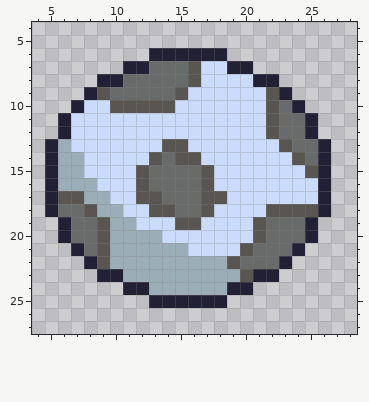
One commit to this pixel-art sprite: assets/bullets/help/Moongirl1.png. The first picture shows the starting point.
The file is 32x32 pixels. Shown: x 4..28, y 4..27.
New version:
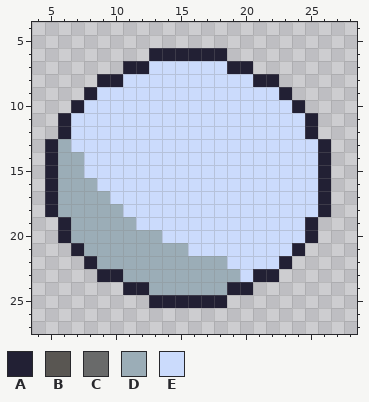
Palette (. is transparent): A #222034  B #595652  C #696a6a  D #9badb7  E #cbdbfc
Diff:
@@ x 4..28 @@
  6 .........AAAAAA..........
- 7 .......AACCCBEEAA........
- 8 .....AACCCCCBEEEEAA......
- 9 ....ABCCCCCBEEEEEEBA.....
-10 ...AEEBBBBBEEEEEEEBCA....
-11 ..AEEEEEEEEEEEEEEEBCCA...
-12 ..AEEEEEEEEEEEEEEEBCCA...
-13 .ADEEEEEEEBBEEEEEEEBCCA..
-14 .ADDEEEEEBCBBEEEEEEEBCA..
-15 .ADDEEEEBCCCCBEEEEEEEBA..
-16 .ADDDEEEBCCCCBEEEEEEEEA..
-17 .ABBDDEEBBCCCBBEEEEEEEA..
-18 .ACCBDDEEBBCCBEEEEBBBBA..
-19 ..ACCBDDEEEBBEEEEBCCCA...
-20 ..ACCBDDDDEEEEEEEBCCCA...
-21 ...ACBDDDDDDEEEEBCCCA....
-22 ....ABDDDDDDDDDBCCCA.....
-23 .....AADDDDDDDDDBAA......
+ 7 .......AAEEEEEEAA........
+ 8 .....AAEEEEEEEEEEAA......
+ 9 ....AEEEEEEEEEEEEEEA.....
+10 ...AEEEEEEEEEEEEEEEEA....
+11 ..AEEEEEEEEEEEEEEEEEEA...
+12 ..AEEEEEEEEEEEEEEEEEEA...
+13 .ADEEEEEEEEEEEEEEEEEEEA..
+14 .ADDEEEEEEEEEEEEEEEEEEA..
+15 .ADDEEEEEEEEEEEEEEEEEEA..
+16 .ADDDEEEEEEEEEEEEEEEEEA..
+17 .ADDDDEEEEEEEEEEEEEEEEA..
+18 .ADDDDDEEEEEEEEEEEEEEEA..
+19 ..ADDDDDEEEEEEEEEEEEEA...
+20 ..ADDDDDDDEEEEEEEEEEEA...
+21 ...ADDDDDDDDEEEEEEEEA....
+22 ....ADDDDDDDDDDEEEEA.....
+23 .....AADDDDDDDDDEAA......
 24 .......AADDDDDDAA........
Changed places in both pictures, as pixel boxes (x1, y1, x2, y2):
changed: (58, 61, 318, 282)
